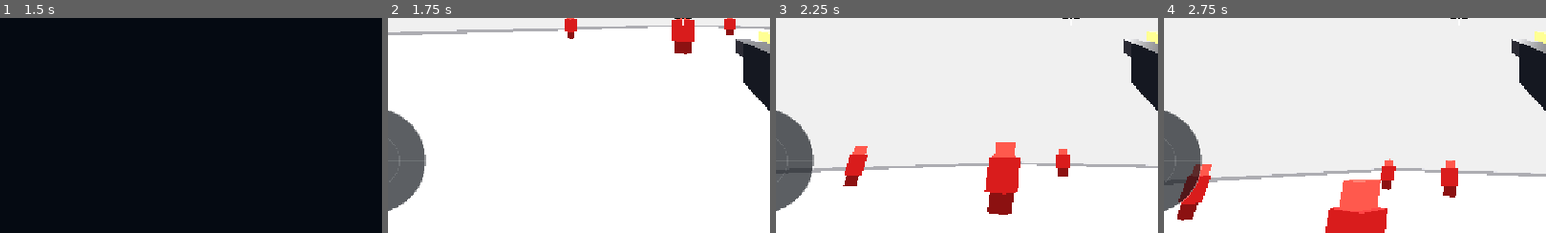
Above: before the commit, frames 1-4 (left to right).
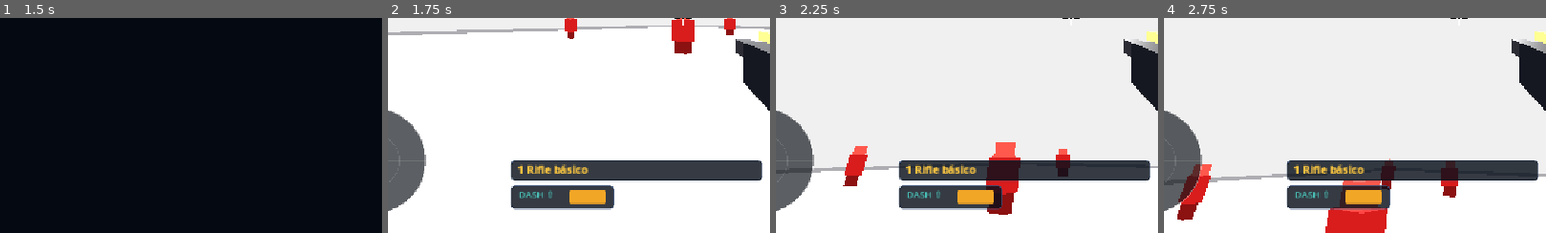
Above: after the commit, the same moments.

Repository: Veilen1/Deadline
Game: Godot game, scene res://scenes/ui/main_menu.tscn
The game is run twice, just before and just after one commit, with the same random seed, the same clock (stepped at 60 frames per second) and the same inputs.
Inputs (mouse positions are % of the whole screen's width and height, from its top left):
- Up to frame 1 (1.5 s): click "Jugar" at 0.5 s; click "Jugar" at 1.25 s
- Up to frame 2 (1.75 s): no input
- Up to frame 3 (2.25 s): tap Enter at 2 s; move the mouse to (55, 50) at 2.02 s; press the mouse at (55, 50) at 2.03 s; hold W (move_forward) from 2.03 s (still down)
- Up to frame 4 (2.75 s): keep holding W (move_forward); tap Space (jump) at 2.27 s
The pictures show only the part of the screen within x 11-61%, y 50-100%; the shares and areas given below are measured in that part.

Frame 1 is identical in both runs. In frame 2, 9.8% of the frame differs, in the area x 32-98%, y 66-90%; in frame 3, 9.8%; in frame 4, 9.8%.

Commit message:
feat(hud): cooldown de dash slots de armas y oleadas mas rapidas

Diff:
--- a/scenes/levels/zone.gd
+++ b/scenes/levels/zone.gd
@@ -7,7 +7,7 @@
 @export var elite_scene: PackedScene
 @export var spawn_points: Array[Marker3D] = []
 @export var enemies_per_wave: Array[int] = [4, 5, 3]
-@export var wave_delay: float = 2.5
+@export var wave_delay: float = 1.2
 @export var completion_bonus: int = 50
 @export var zone_id: String = "zona_1"
 
--- a/scenes/main.gd
+++ b/scenes/main.gd
@@ -20,6 +20,8 @@
 @onready var ammo_label: Label = $CanvasLayer/AmmoLabel
 @onready var ammo_bar: ProgressBar = $CanvasLayer/AmmoBar
 @onready var weapon_label: Label = $CanvasLayer/WeaponLabel
+@onready var dash_bar: ProgressBar = $CanvasLayer/DashBar
+@onready var weapon_slots: RichTextLabel = $CanvasLayer/WeaponSlots
 @onready var style_label: Label = $CanvasLayer/StyleLabel
 @onready var style_bar: ProgressBar = $CanvasLayer/StyleBar
 @onready var boss_label: Label = $CanvasLayer/BossLabel
@@ -61,6 +63,7 @@
 	var player_weapon: WeaponData = player.get("weapon_data") as WeaponData
 	if player_weapon != null:
 		weapon_label.text = player_weapon.weapon_name
+	_update_weapon_slots()
 	_on_ammo_changed(int(player.get("current_ammo")), int(player.get("max_ammo")))
 	minimap.visible = Settings.show_minimap
 	_update_money_label(GameState.money)
@@ -72,6 +75,10 @@
 func _process(delta: float) -> void:
 	if not _transitioning:
 		GameState.tick_run(delta)
+	if player != null and is_instance_valid(player):
+		var ratio: float = float(player.call("get_dash_cooldown_ratio"))
+		dash_bar.value = ratio
+		dash_bar.modulate = Color(1, 1, 1, 1) if ratio >= 1.0 else Color(0.75, 0.82, 0.9, 0.85)
 
 
 func _on_money_changed(new_amount: int) -> void:
@@ -197,6 +204,25 @@
 
 func _on_weapon_changed(weapon_name: String) -> void:
 	weapon_label.text = weapon_name
+	_update_weapon_slots()
+
+
+func _update_weapon_slots() -> void:
+	var current_weapon: WeaponData = player.get("weapon_data") as WeaponData
+	var current_name: String = current_weapon.weapon_name if current_weapon != null else ""
+	var parts: Array[String] = []
+	var ids: Array = GameState.owned_weapons
+	for index in mini(ids.size(), 3):
+		var data: WeaponData = WeaponRegistry.get_data(str(ids[index]))
+		if data == null:
+			continue
+		if data.weapon_name == current_name:
+			parts.append(
+				"[color=#f2c040][b]%d %s[/b][/color]" % [index + 1, data.weapon_name]
+			)
+		else:
+			parts.append("%d %s" % [index + 1, data.weapon_name])
+	weapon_slots.text = "  ·  ".join(PackedStringArray(parts))
 
 
 func _on_style_changed(rank: String, rank_index: int, progress: float, combo: int) -> void:
--- a/scenes/main.tscn
+++ b/scenes/main.tscn
@@ -308,6 +308,84 @@
 theme_override_styles/background = SubResource("StyleBoxFlat_style_bg")
 theme_override_styles/fill = SubResource("StyleBoxFlat_style_fill")
 
+[node name="PanelSlots" type="Panel" parent="CanvasLayer"]
+anchor_left = 0.5
+anchor_top = 1.0
+anchor_right = 0.5
+anchor_bottom = 1.0
+offset_left = -260.0
+offset_top = -110.0
+offset_right = 120.0
+offset_bottom = -78.0
+grow_horizontal = 2
+grow_vertical = 0
+mouse_filter = 2
+theme_override_styles/panel = SubResource("StyleBoxFlat_hud")
+
+[node name="WeaponSlots" type="RichTextLabel" parent="CanvasLayer"]
+anchor_left = 0.5
+anchor_top = 1.0
+anchor_right = 0.5
+anchor_bottom = 1.0
+offset_left = -250.0
+offset_top = -107.0
+offset_right = 112.0
+offset_bottom = -81.0
+grow_horizontal = 2
+grow_vertical = 0
+mouse_filter = 2
+theme_override_colors/default_color = Color(0.62, 0.72, 0.82, 1)
+theme_override_font_sizes/normal_font_size = 13
+bbcode_enabled = true
+text = "[color=#f2c040]1 Rifle[/color]  ·  2 Avispa  ·  3 Trueno"
+scroll_active = false
+
+[node name="PanelDash" type="Panel" parent="CanvasLayer"]
+anchor_left = 0.5
+anchor_top = 1.0
+anchor_right = 0.5
+anchor_bottom = 1.0
+offset_left = -260.0
+offset_top = -72.0
+offset_right = -104.0
+offset_bottom = -36.0
+grow_horizontal = 2
+grow_vertical = 0
+mouse_filter = 2
+theme_override_styles/panel = SubResource("StyleBoxFlat_hud")
+
+[node name="DashLabel" type="Label" parent="CanvasLayer"]
+anchor_left = 0.5
+anchor_top = 1.0
+anchor_right = 0.5
+anchor_bottom = 1.0
+offset_left = -248.0
+offset_top = -68.0
+offset_right = -176.0
+offset_bottom = -48.0
+grow_horizontal = 2
+grow_vertical = 0
+theme_override_colors/font_color = Color(0.3, 0.85, 0.8, 1)
+theme_override_font_sizes/font_size = 14
+text = "DASH ⇧"
+
+[node name="DashBar" type="ProgressBar" parent="CanvasLayer"]
+anchor_left = 0.5
+anchor_top = 1.0
+anchor_right = 0.5
+anchor_bottom = 1.0
+offset_left = -172.0
+offset_top = -64.0
+offset_right = -116.0
+offset_bottom = -44.0
+grow_horizontal = 2
+grow_vertical = 0
+max_value = 1.0
+value = 1.0
+show_percentage = false
+theme_override_styles/background = SubResource("StyleBoxFlat_style_bg")
+theme_override_styles/fill = SubResource("StyleBoxFlat_ammo_fill")
+
 [node name="ZoneBanner" type="Label" parent="CanvasLayer"]
 visible = false
 anchor_left = 0.5
